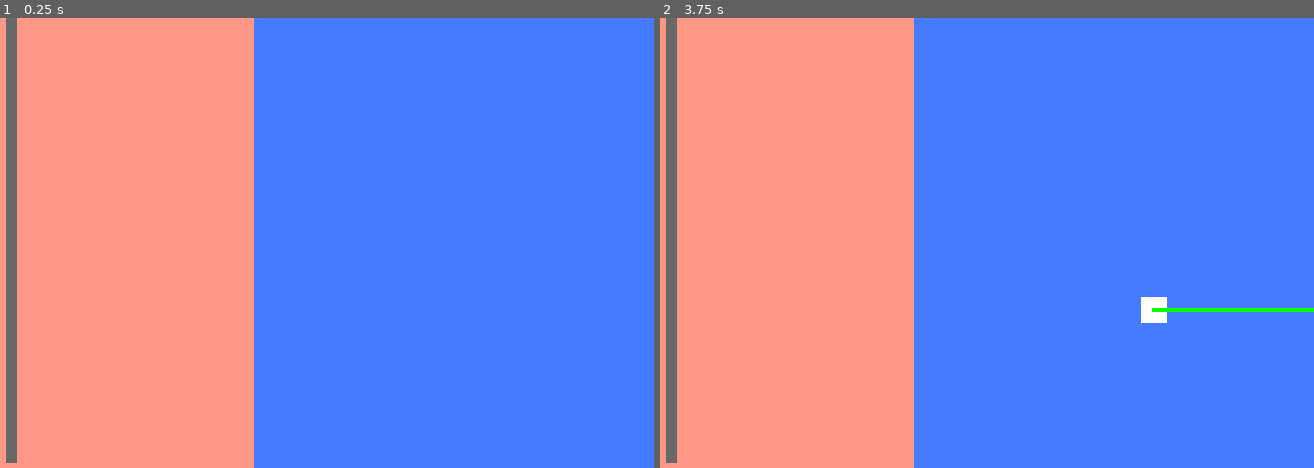
Above: before the commit, frames 1-2 (left to right).
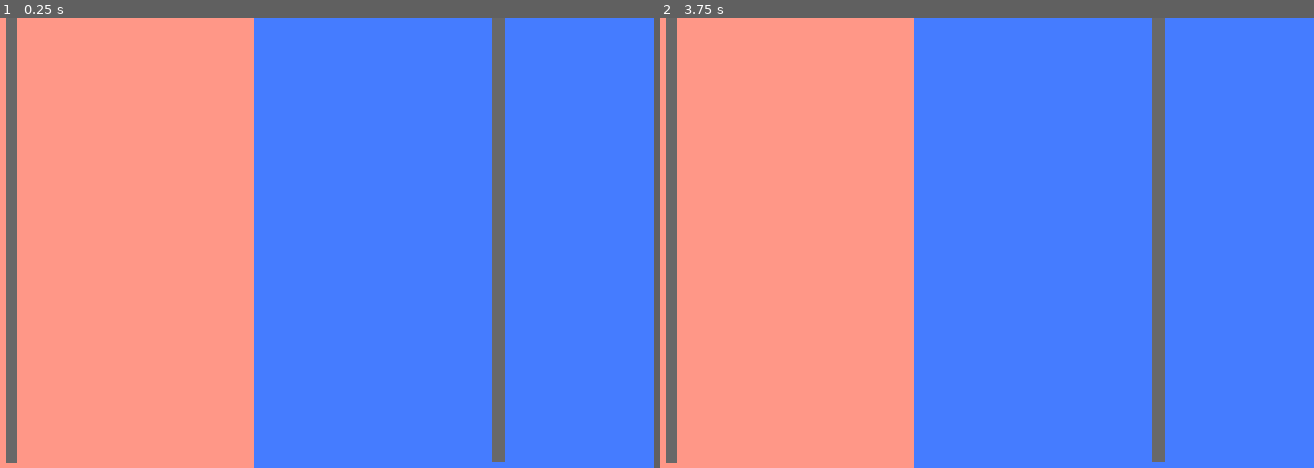
Above: after the commit, the same moments.

Repository: LucieFaure-Beaulande/neopong
Game: Godot game, scene res://Game/board/board.tscn
Two runs of this game, one before a commit and one after it. Both use one fixed random seed, a clock stepped at 60 frames per second and the inputs below.
Inputs (mouse positions are in pixels of both pictures, inside the frame that each line leads up to):
- Up to frame 1 (0.25 s): no input
- Up to frame 2 (3.75 s): tap Enter at 0.5, 2, 3.5 s; move the mouse to (1091, 220) at 0.52 s; click (1091, 220) at 0.67 s; tap Space at 1.25, 2.75 s; drag from (751, 265) to (outside the picture) at 1.27 s; move the mouse to (993, 144) at 2.02 s; click (993, 144) at 2.17 s; drag from (875, 333) to (outside the picture) at 2.77 s; move the mouse to (1157, 310) at 3.52 s; click (1157, 310) at 3.67 s

The runs differ from the first frame. In frame 1, 2.0% of the frame differs, in the area x 75-78%, y 0-99%; in frame 2, 2.3%, in the area x 73-100%, y 0-99%.
Error in both runs: Trying to assign value of type 'Nil' to a variable of type 'int'. (res://Game/private_touch_zone/private_touch_zone.gd:66)

Commit message:
Rotate board correctly and add everything (still needs collision fixing)

Diff:
--- a/Game/board/board.tscn
+++ b/Game/board/board.tscn
@@ -2,21 +2,25 @@
 
 [ext_resource type="PackedScene" uid="uid://8kiwc2w1jjdf" path="res://Game/vacuum/vacuum_zone.tscn" id="1_qj6ra"]
 [ext_resource type="PackedScene" uid="uid://bc3kym46wht34" path="res://Game/goalzone/goalzone.tscn" id="2_uliie"]
+[ext_resource type="PackedScene" uid="uid://bqpl5o1ki1st4" path="res://Game/slingshot/slingshot.tscn" id="2_vsefh"]
 [ext_resource type="PackedScene" uid="uid://7m6r7da5rdw0" path="res://Game/rebondisseur/RebondisseurZone.tscn" id="3_vsefh"]
-[ext_resource type="PackedScene" uid="uid://bqpl5o1ki1st4" path="res://Game/slingshot/slingshot.tscn" id="2_vsefh"]
+
 [sub_resource type="RectangleShape2D" id="RectangleShape2D_43rjr"]
 size = Vector2(249.25, 700)
 
 [sub_resource type="RectangleShape2D" id="RectangleShape2D_uhwdc"]
-size = Vector2(484.5, 718.5)
+size = Vector2(256, 718.5)
 
 [sub_resource type="RectangleShape2D" id="RectangleShape2D_vsefh"]
-size = Vector2(756, 356)
+size = Vector2(382, 718)
+
 [sub_resource type="RectangleShape2D" id="RectangleShape2D_wxr5f"]
-size = Vector2(756, 356)
+size = Vector2(388, 716)
+
 [sub_resource type="PhysicsMaterial" id="PhysicsMaterial_43rjr"]
+
 [sub_resource type="RectangleShape2D" id="RectangleShape2D_3j5br"]
-size = Vector2(21, 1296)
+size = Vector2(1314, 29)
 
 [node name="Board" type="Node2D" unique_id=1187871317]
 
@@ -35,8 +39,15 @@
 color = Color(0.26892668, 0.48667043, 1, 1)
 metadata/_edit_use_anchors_ = true
 
-[node name="Goalzone" parent="." unique_id=586597398 instance=ExtResource("2_uliie")]
+[node name="GoalzoneRed" parent="." unique_id=586597398 instance=ExtResource("2_uliie")]
 position = Vector2(252, 352)
+collision_layer = 3
+collision_mask = 3
+
+[node name="GoalzoneBlue" parent="." unique_id=72910916 instance=ExtResource("2_uliie")]
+position = Vector2(1032, 351)
+collision_layer = 5
+collision_mask = 5
 
 [node name="Slingshot" parent="." unique_id=1398244917 instance=ExtResource("2_vsefh")]
 
@@ -46,35 +57,38 @@
 
 [node name="VacuumZone" parent="." unique_id=1960340670 instance=ExtResource("1_qj6ra")]
 position = Vector2(1115, 345)
+collision_layer = 2
+collision_mask = 2
 
 [node name="CollisionShape2D" type="CollisionShape2D" parent="VacuumZone" unique_id=728963688]
-position = Vector2(99, 19)
+position = Vector2(38, 19)
 shape = SubResource("RectangleShape2D_uhwdc")
 debug_color = Color(0.9902335, 0, 0.2865104, 0.41960785)
 
 [node name="RebondisseurZoneBleu" parent="." unique_id=302749196 instance=ExtResource("3_vsefh")]
 
 [node name="CollisionShape2D2" type="CollisionShape2D" parent="RebondisseurZoneBleu" unique_id=260065662]
-position = Vector2(358, 820)
+position = Vector2(837, 357)
 shape = SubResource("RectangleShape2D_vsefh")
 debug_color = Color(0.16044924, 0.94135463, 3.080368e-06, 0.41960785)
+
 [node name="RebondisseurZoneRouge" parent="." unique_id=588083500 instance=ExtResource("3_vsefh")]
+
 [node name="CollisionShape2D2" type="CollisionShape2D" parent="RebondisseurZoneRouge" unique_id=1087021124]
-position = Vector2(357.99997, 463.00003)
+position = Vector2(452, 356)
 shape = SubResource("RectangleShape2D_wxr5f")
 debug_color = Color(0.16078432, 0.9411765, 0, 0.41960785)
+
 [node name="BorderLeft" type="StaticBody2D" parent="." unique_id=594068700]
-visible = false
 physics_material_override = SubResource("PhysicsMaterial_43rjr")
 
 [node name="CollisionShape2D" type="CollisionShape2D" parent="BorderLeft" unique_id=1776507818]
-position = Vector2(0.5, 638)
+position = Vector2(647, -5.5)
 shape = SubResource("RectangleShape2D_3j5br")
 
 [node name="BorderRight" type="StaticBody2D" parent="." unique_id=402325207]
-visible = false
 physics_material_override = SubResource("PhysicsMaterial_43rjr")
 
 [node name="CollisionShape2D" type="CollisionShape2D" parent="BorderRight" unique_id=743419606]
-position = Vector2(722, 638)
+position = Vector2(637, 723)
 shape = SubResource("RectangleShape2D_3j5br")
--- a/Game/rebondisseur/RebondisseurZone.tscn
+++ b/Game/rebondisseur/RebondisseurZone.tscn
@@ -5,6 +5,8 @@
 [sub_resource type="SegmentShape2D" id="SegmentShape2D_5wdvn"]
 
 [node name="Rebondisseur" type="Area2D" unique_id=588083500]
+collision_layer = 128
+collision_mask = 128
 script = ExtResource("1_lxxns")
 metadata/_custom_type_script = "uid://cbynmiekcj4to"
 
--- a/Game/vacuum/vacuum.tscn
+++ b/Game/vacuum/vacuum.tscn
@@ -21,6 +21,7 @@
 
 [node name="RayCast2D" type="RayCast2D" parent="." unique_id=1631345839]
 target_position = Vector2(2000, 0)
+collision_mask = 2
 collide_with_areas = true
 script = ExtResource("2_y0ycr")
 metadata/_custom_type_script = "uid://dx7l1r5ohgorg"
